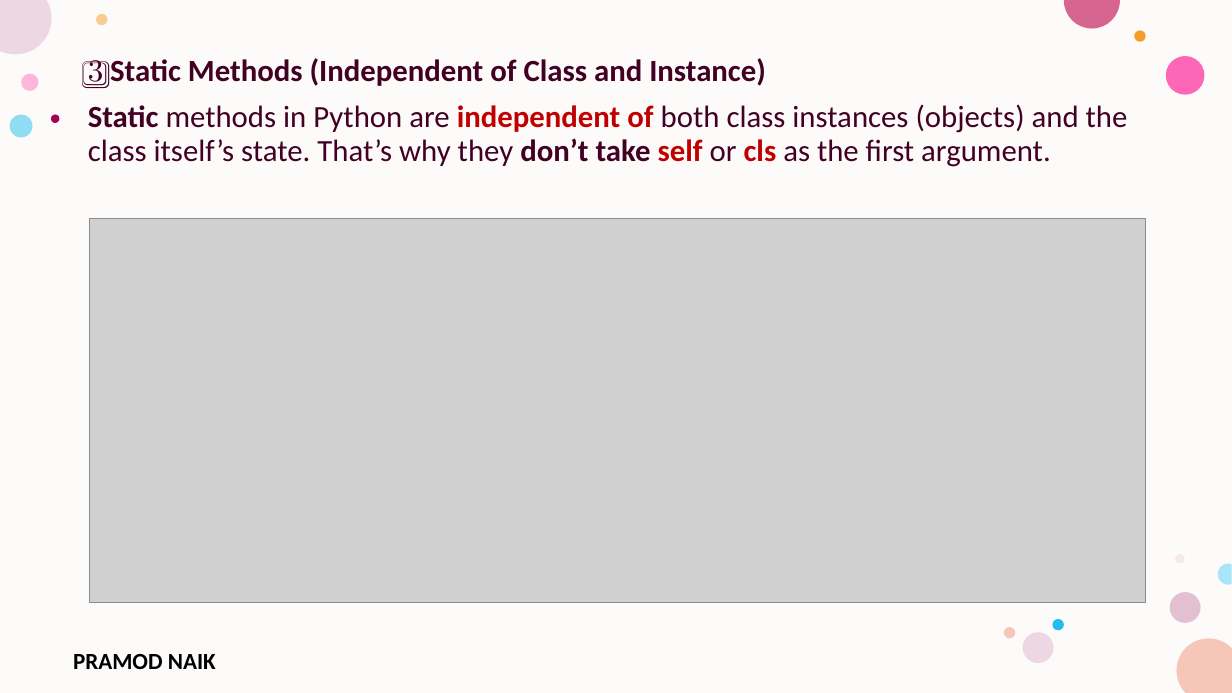
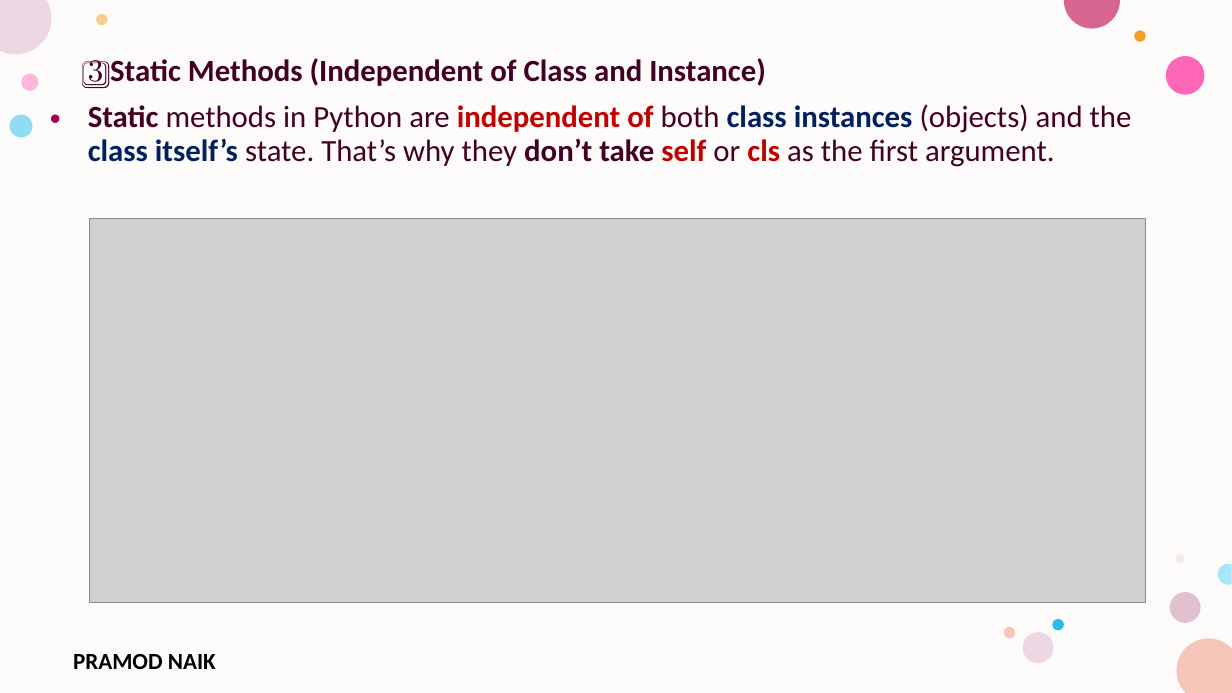
Before and after one commit to PRAMODNAIK-DEV/Backend-Dev-using-Python-FastAPI, a slide deck: slide 12 of Python Fundamentals/Collections and Classes.pptx. Drawn at 1232x693 pixels with LibreOffice and Linux fonts; fonts in the diff are those of the drawing; grey boxes stand for pictures; background and template pictures are left out. Boxes give left, top, right and bottom in pixels: in the first picture for what was removed or moved away, otherwise in the second. Text is boxed around its words. In the diff, an @@ line names an element or a change of style, - is before the commit and + after.

```diff
--- a/Python Fundamentals/Collections and Classes.pptx
+++ b/Python Fundamentals/Collections and Classes.pptx
@@ text at [88, 104, 1132, 167]: text colour #420023 to #002060, bold on in "class instances class itself’s" @@
```
Also in this commit, not shown: 1 other slide changed, 2 other files.
